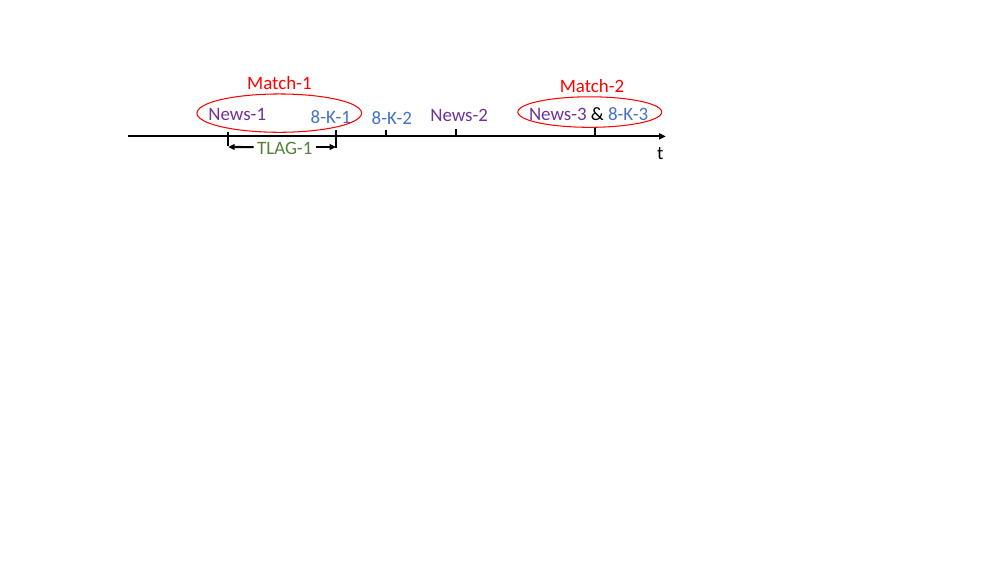
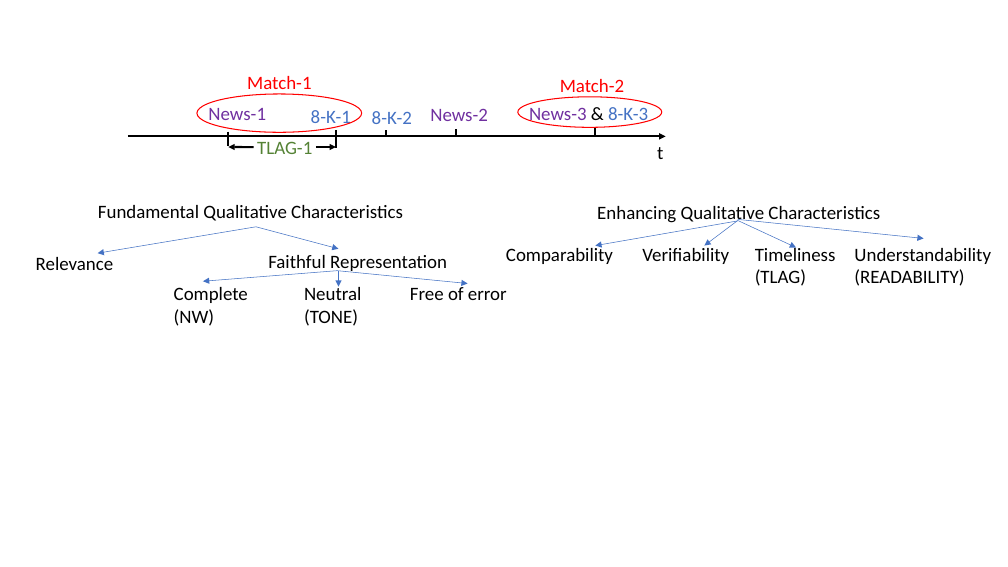
Before and after one commit to fengzhi22/narrative_conservatism, a slide deck: slide 5 of output/Figures.pptx. Drawn at 1008x567 pixels with LibreOffice and Linux fonts; fonts in the diff are those of the drawing. Boxes give left, top, right and bottom in pixels: in the first picture for what was removed or moved away, otherwise in the second. Text is boxed around its words. In the diff, an @@ line names an element or a change of style, - is before the commit and + after.

```diff
--- a/output/Figures.pptx
+++ b/output/Figures.pptx
@@ text added at [98,205,403,221], 18 pt, text #000000 @@
+Fundamental Qualitative Characteristics
@@ text added at [597,206,880,224], 18 pt, text #000000 @@
+Enhancing Qualitative Characteristics
@@ arrow added from (256, 227) to (98, 253), #4472C4 0.5 pt @@
@@ arrow added from (256, 227) to (339, 249), #4472C4 0.5 pt @@
@@ arrow added from (738, 221) to (596, 246), #4472C4 0.5 pt @@
@@ arrow added from (738, 221) to (705, 246), #4472C4 0.5 pt @@
@@ arrow added from (738, 221) to (796, 247), #4472C4 0.5 pt @@
@@ arrow added from (738, 219) to (924, 238), #4472C4 0.5 pt @@
@@ text added at [36,254,114,270], 18 pt, text #000000 @@
+Relevance
@@ text added at [268,255,447,273], 18 pt, text #000000 @@
+Faithful Representation
@@ text added at [506,245,613,264], 18 pt, text #000000 @@
+Comparability
@@ text added at [642,245,729,264], 18 pt, text #000000 @@
+Verifiability
@@ text added at [755,245,836,286], 18 pt, text #000000 @@
+Timeliness
+(TLAG)
@@ text added at [854,248,991,286], 18 pt, text #000000 @@
+Understandability
+(READABILITY)
@@ text added at [174,287,248,326], 18 pt, text #000000 @@
+Complete
+(NW)
@@ arrow added from (337, 271) to (203, 281), #4472C4 0.5 pt @@
@@ text added at [304,285,361,326], 18 pt, text #000000 @@
+Neutral
+(TONE)
@@ arrow added from (337, 271) to (468, 284), #4472C4 0.5 pt @@
@@ arrow added from (339, 271) to (339, 287), #4472C4 0.5 pt @@
@@ text added at [410,285,507,300], 18 pt, text #000000 @@
+Free of error
```
Also in this commit, not shown: 2 other slides changed, 36 other files.
